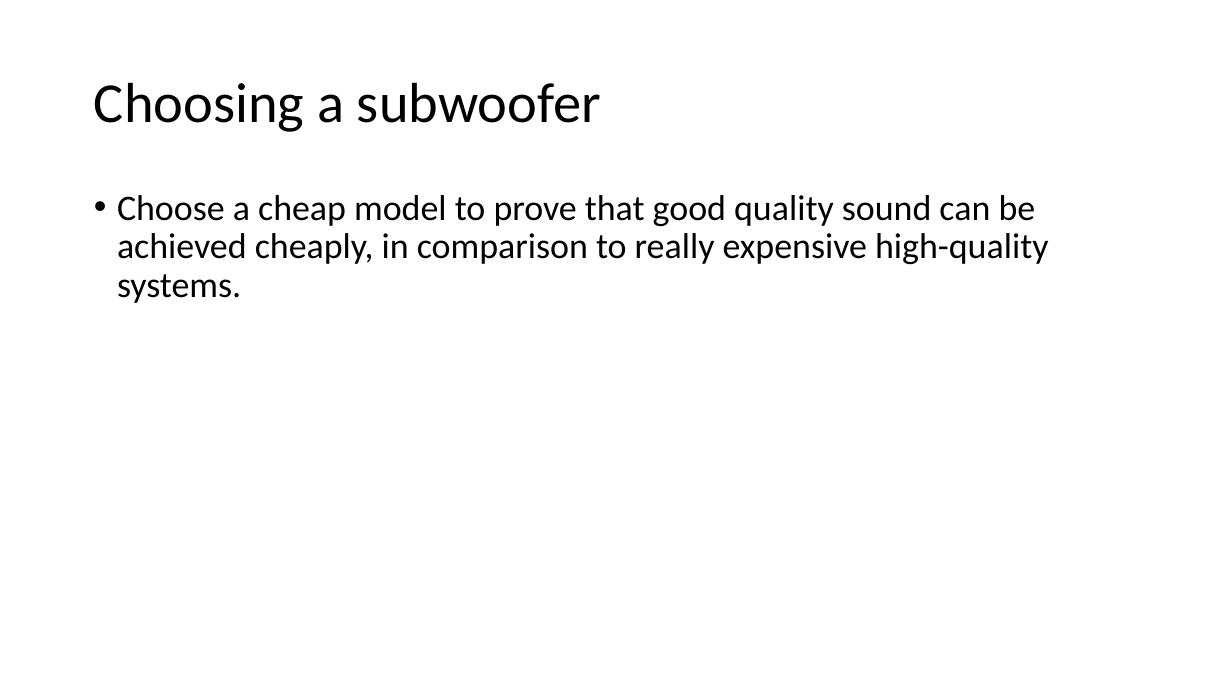
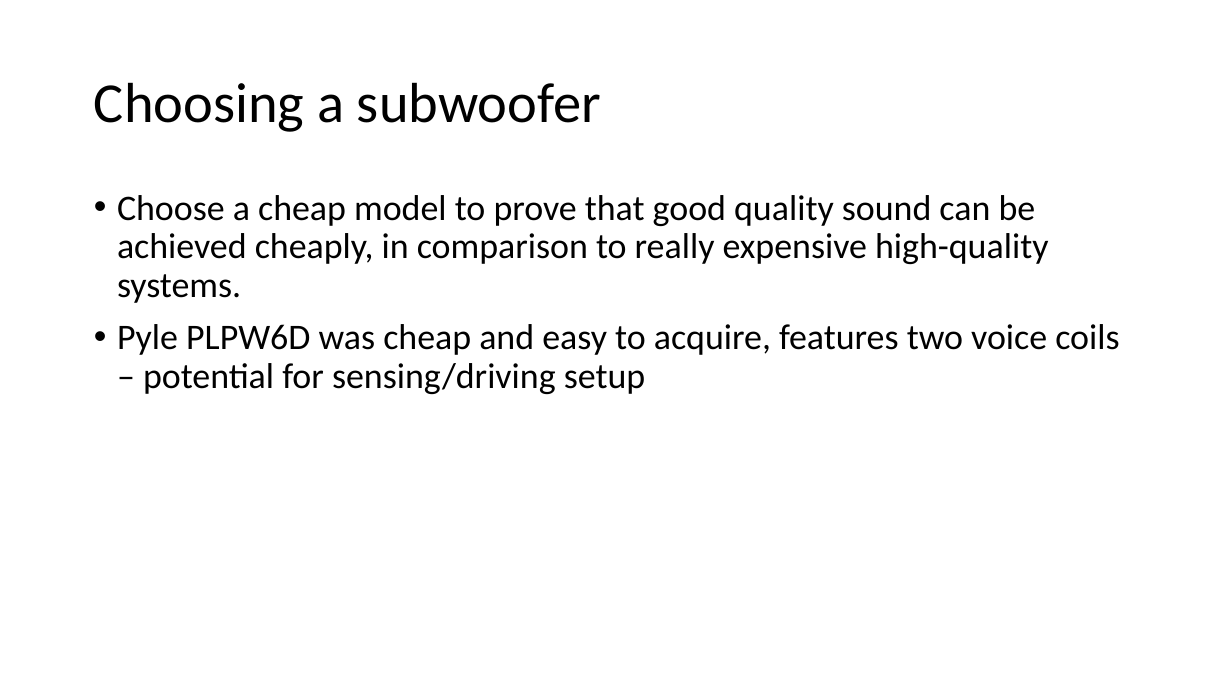
Before and after one commit to spez1998/3rd-year-project, a slide deck: slide 10 of Deliverables/2ndMarkerViva/viva_presentation.pptx. Drawn at 1232x693 pixels with LibreOffice and Linux fonts; fonts in the diff are those of the drawing. Boxes give left, top, right and bottom in pixels: in the first picture for what was removed or moved away, otherwise in the second. Text is boxed around its words. In the diff, an @@ line names an element or a change of style, - is before the commit and + after.

```diff
--- a/Deliverables/2ndMarkerViva/viva_presentation.pptx
+++ b/Deliverables/2ndMarkerViva/viva_presentation.pptx
@@ text at [117,324,1119,394]: paragraph added @@
+• Pyle PLPW6D was cheap and easy to acquire, features two voice coils – potential for sensing/driving setup
```
Also in this commit, not shown: 4 other slides changed, 3 slides added, 1 other file.
